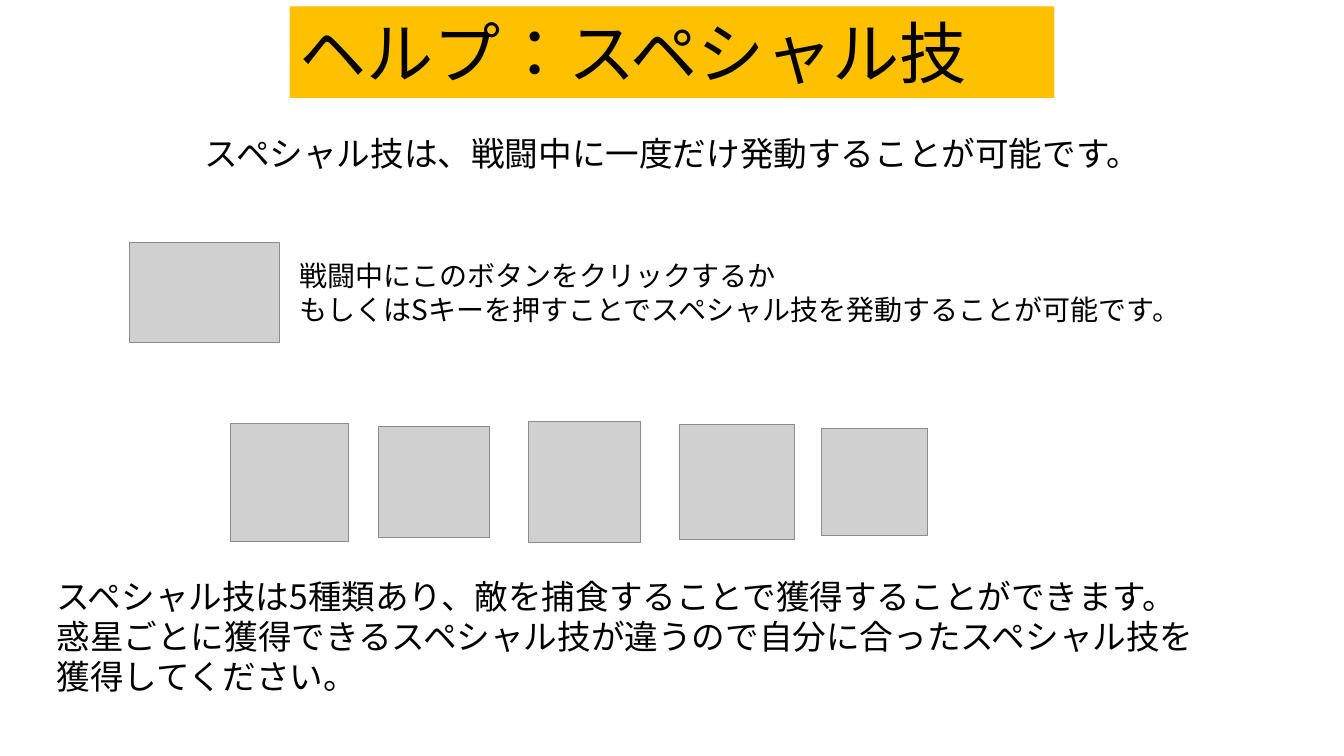
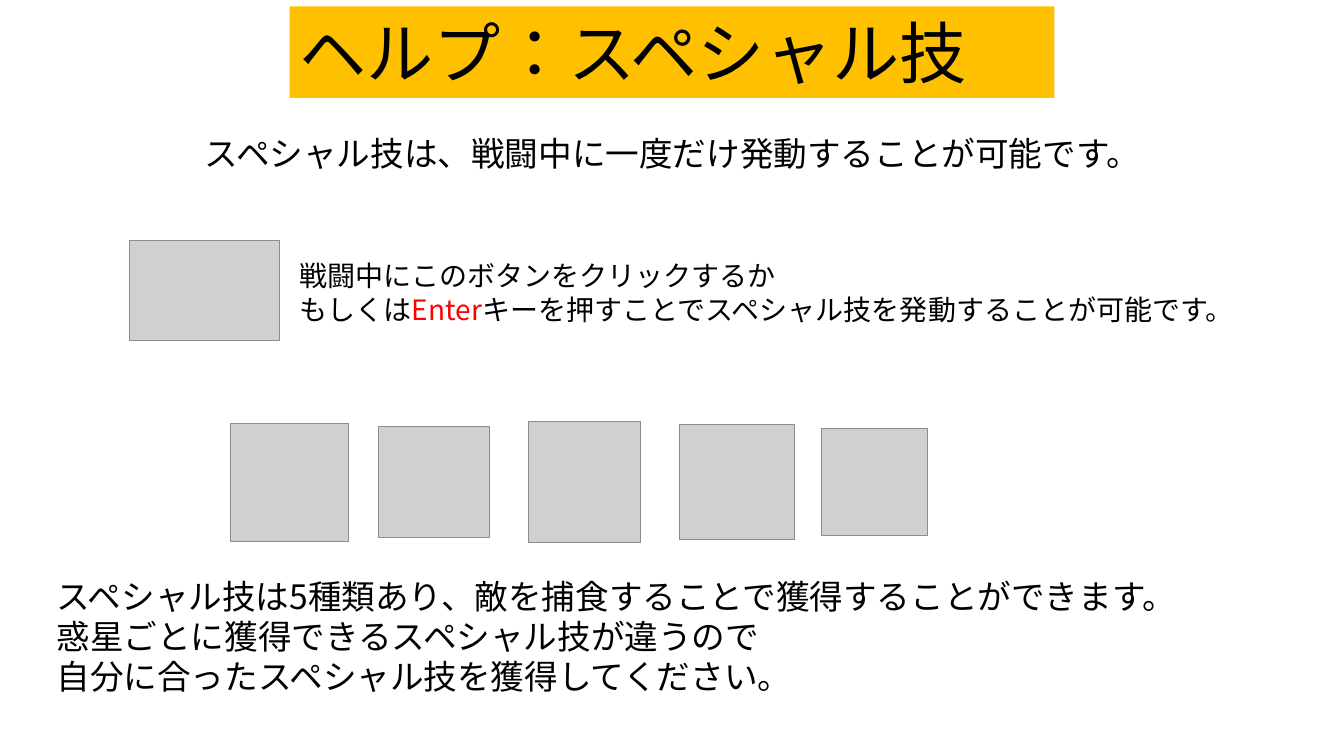
Before and after one commit to team556/team, a slide deck: slide 13 of 説明文.pptx. Drawn at 1344x756 pixels with LibreOffice and Linux fonts; fonts in the diff are those of the drawing; grey boxes stand for pictures. Boxes give left, top, right and bottom in pixels: in the first picture for what was removed or moved away, otherwise in the second. Text is boxed around its words. In the diff, an @@ line names an element or a change of style, - is before the commit and + after.

Commit message:
説明文少し変更 味方惑星のクチナシとクチありを追加 適用はまだしていない

```diff
--- a/説明文.pptx
+++ b/説明文.pptx
@@ text at [300, 296, 1234, 323]: text changed @@
-もしくはSキーを押すことでスペシャル技を発動することが可能です。
+もしくはEnterキーを押すことでスペシャル技を発動することが可能です。
@@ text at [57, 620, 792, 692]: text changed @@
-惑星ごとに獲得できるスペシャル技が違うので自分に合ったスペシャル技を獲得してください。
+惑星ごとに獲得できるスペシャル技が違うので
+自分に合ったスペシャル技を獲得してください。
```
Also in this commit, not shown: 11 other slides changed, 3 other files.
